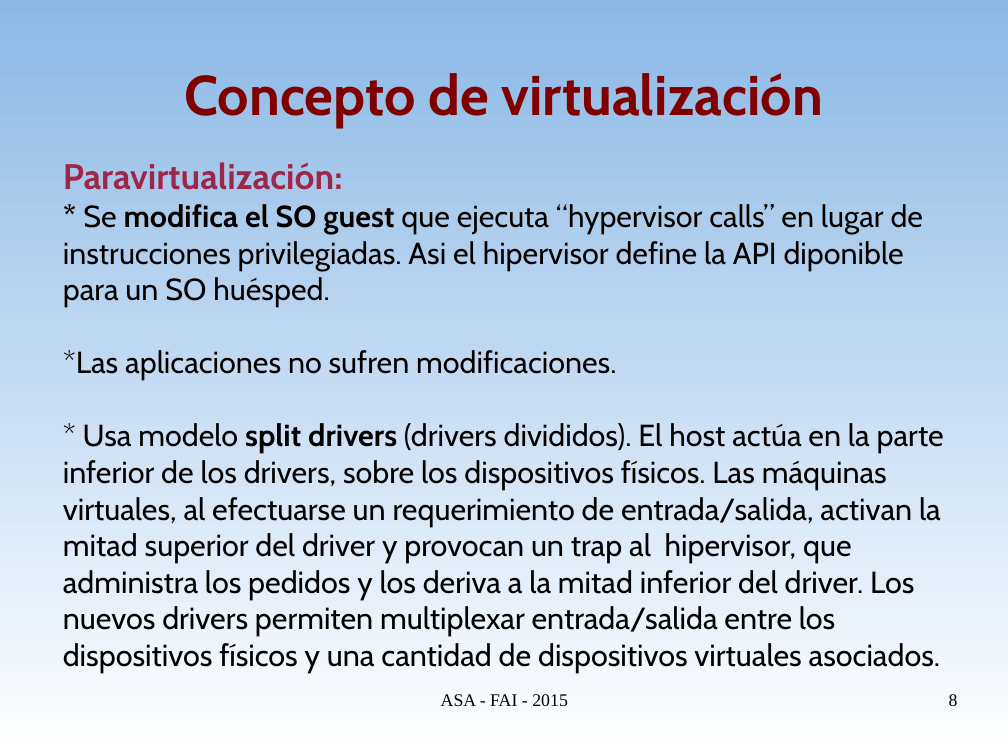
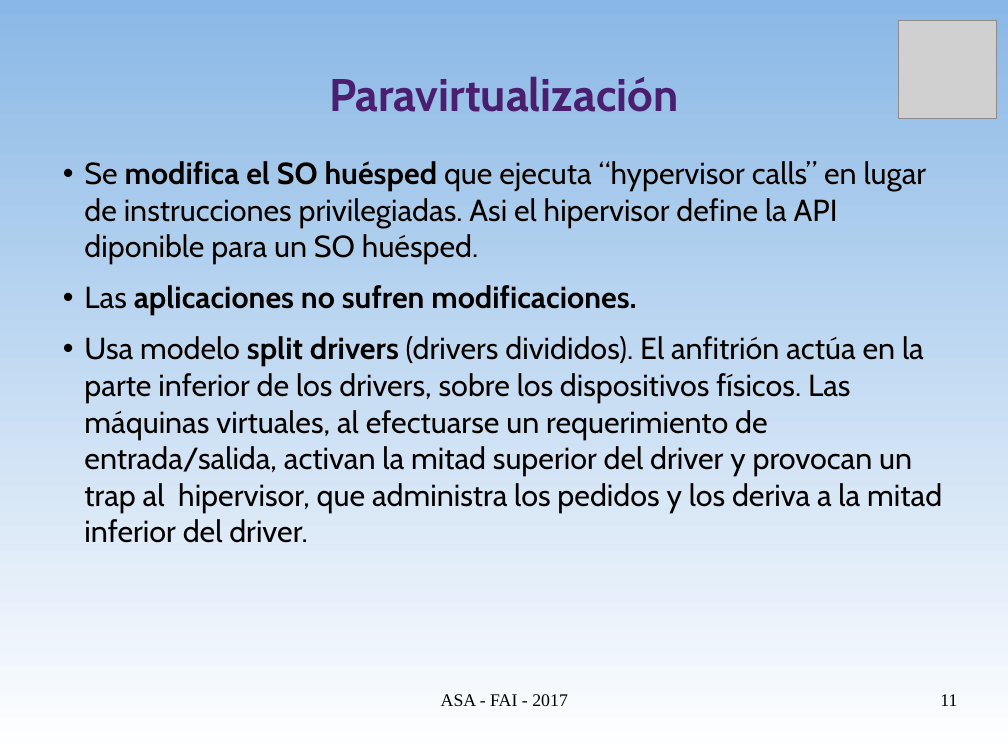
Before and after one commit to niniadcobre/asa, a slide deck: slide 11 of clases/ASA-virt.odp (slide 8 before the commit). Drawn at 1008x756 pixels with LibreOffice and Linux fonts; fonts in the diff are those of the drawing; grey boxes stand for pictures. Boxes give left, top, right and bottom in pixels: in the first picture for what was removed or moved away, otherwise in the second. Text is boxed around its words. In the diff, an @@ line names an element or a change of style, - is before the commit and + after.

Commit message:
Virtualización

```diff
--- a/clases/ASA-virt.odp
+++ b/clases/ASA-virt.odp
@@ picture added at [899,20,998,119] @@
@@ title at [329,76,678,112]: text changed; size 44 to 36 pt; text colour #800000 to #4B1F6F @@
-Concepto de virtualización
+Paravirtualización
@@ text at [84,161,942,543]: text changed @@
-Paravirtualización:
-* Se modifica el SO guest que ejecuta “hypervisor calls” en lugar de instrucciones privilegiadas. Asi el hipervisor define la API diponible para un SO huésped.
-*Las aplicaciones no sufren modificaciones.
-* Usa modelo split drivers (drivers divididos). El host actúa en la parte inferior de los drivers, sobre los dispositivos físicos. Las máquinas virtuales, al efectuarse un requerimiento de entrada/salida, activan la mitad superior del driver y provocan un trap al hipervisor, que administra los pedidos y los deriva a la mitad inferior del driver. Los nuevos drivers permiten multiplexar entrada/salida entre los dispositivos físicos y una cantidad de dispositivos virtuales asociados.
+• Se modifica el SO huésped que ejecuta “hypervisor calls” en lugar de instrucciones privilegiadas. Asi el hipervisor define la API diponible para un SO huésped.
+• Las aplicaciones no sufren modificaciones.
+• Usa modelo split drivers (drivers divididos). El anfitrión actúa en la parte inferior de los drivers, sobre los dispositivos físicos. Las máquinas virtuales, al efectuarse un requerimiento de entrada/salida, activan la mitad superior del driver y provocan un trap al hipervisor, que administra los pedidos y los deriva a la mitad inferior del driver.
@@ text at [441,694,568,706]: text changed @@
-ASA - FAI - 2015
+ASA - FAI - 2017
@@ page number at [940,694,957,706]: text changed @@
-8
+11
```
Also in this commit, not shown: 26 other slides changed, 8 slides added.
